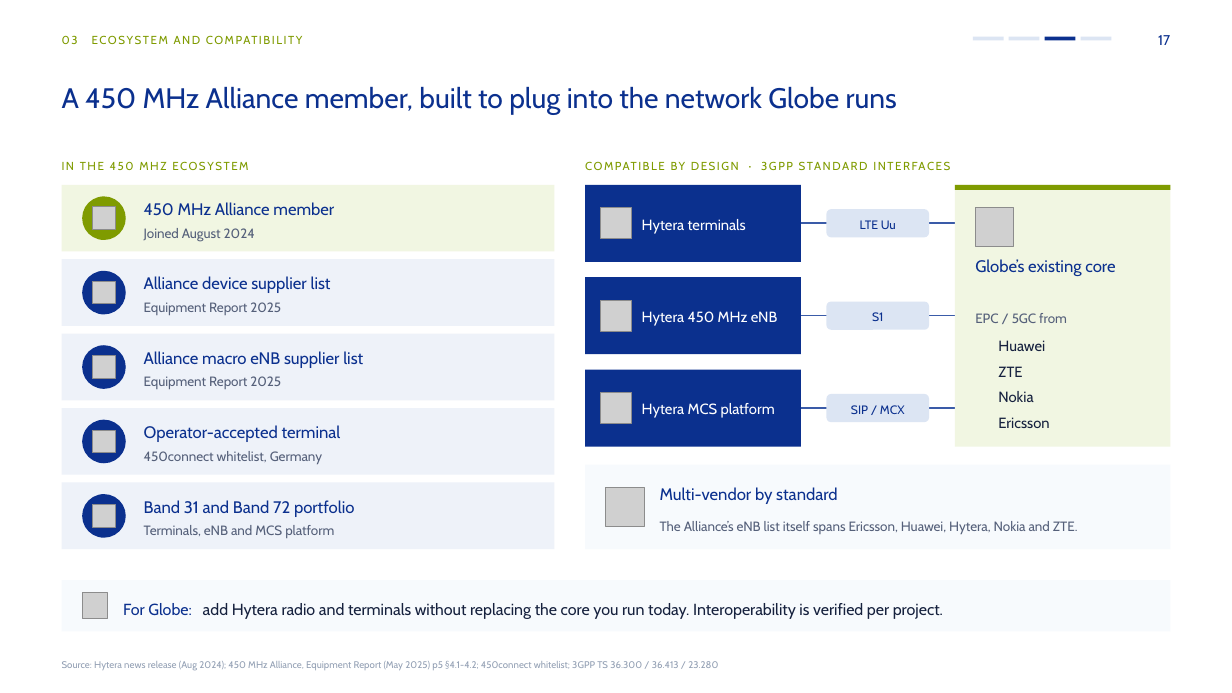
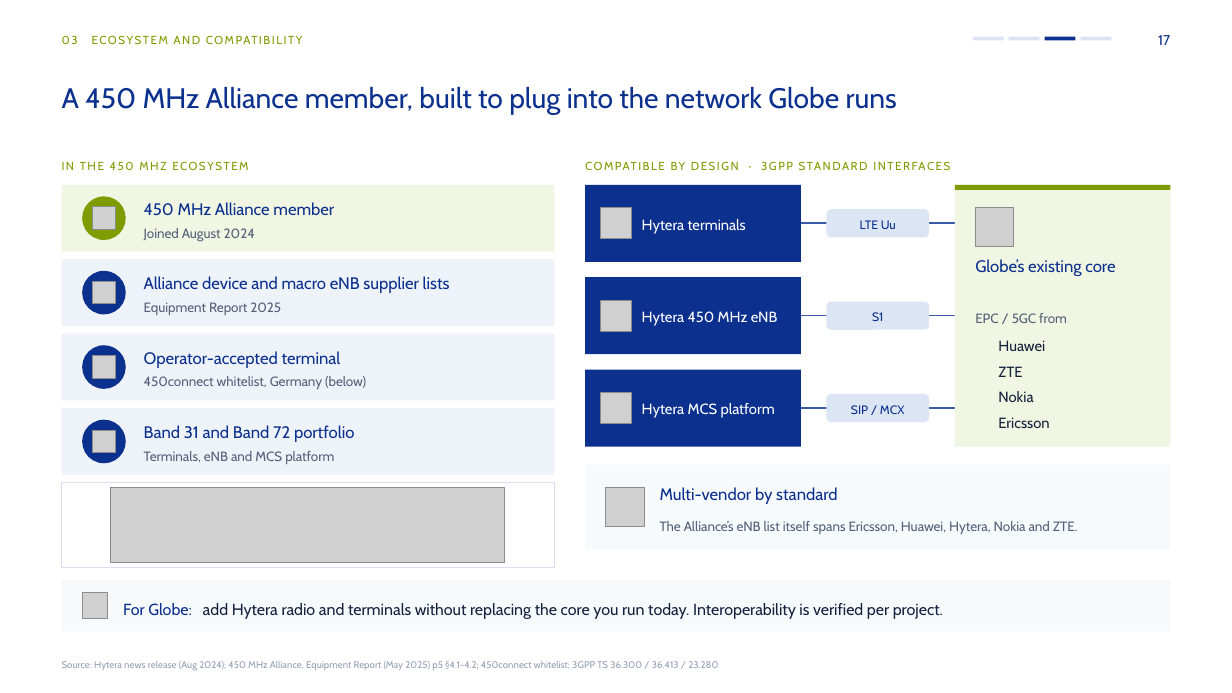
Before and after one commit to mearneste4-max/Philippines-450M, a slide deck: slide 17 of 01_交付物/菲律宾450M方案_v8.pptx. Drawn at 1232x693 pixels with LibreOffice and Linux fonts; fonts in the diff are those of the drawing; grey boxes stand for pictures; background and template pictures are left out. Boxes give left, top, right and bottom in pixels: in the first picture for what was removed or moved away, otherwise in the second. Text is boxed around its words. In the diff, an @@ line names an element or a change of style, - is before the commit and + after.

```diff
--- a/01_交付物/菲律宾450M方案_v8.pptx
+++ b/01_交付物/菲律宾450M方案_v8.pptx
@@ text at box(144, 276, 450, 293): text changed @@
-Alliance device supplier list
+Alliance device and macro eNB supplier lists
@@ text removed at box(144, 351, 363, 368) @@
-Alliance macro eNB supplier list
@@ text at box(144, 376, 366, 389): text changed @@
-450connect whitelist, Germany
+450connect whitelist, Germany (below)
@@ text removed at box(144, 376, 281, 389) @@
-Equipment Report 2025
@@ 3 texts: place and size @@
-3 texts at box(144, 425, 354, 538)
+3 texts at box(144, 351, 354, 464)
@@ rectangle: place and size @@
-rectangle at box(62, 482, 555, 549)
+rectangle at box(62, 482, 555, 567)
@@ rectangle at box(62, 482, 555, 567): fill #EEF2F9 to #FFFFFF; outline none to #D6E0F0 0.75 pt @@
@@ ellipse removed at box(82, 494, 126, 538) @@
@@ picture removed at box(92, 505, 116, 528) @@
@@ picture added at box(111, 488, 505, 563) @@
```
Also in this commit, not shown: 3 other slides changed, 8 other files.
